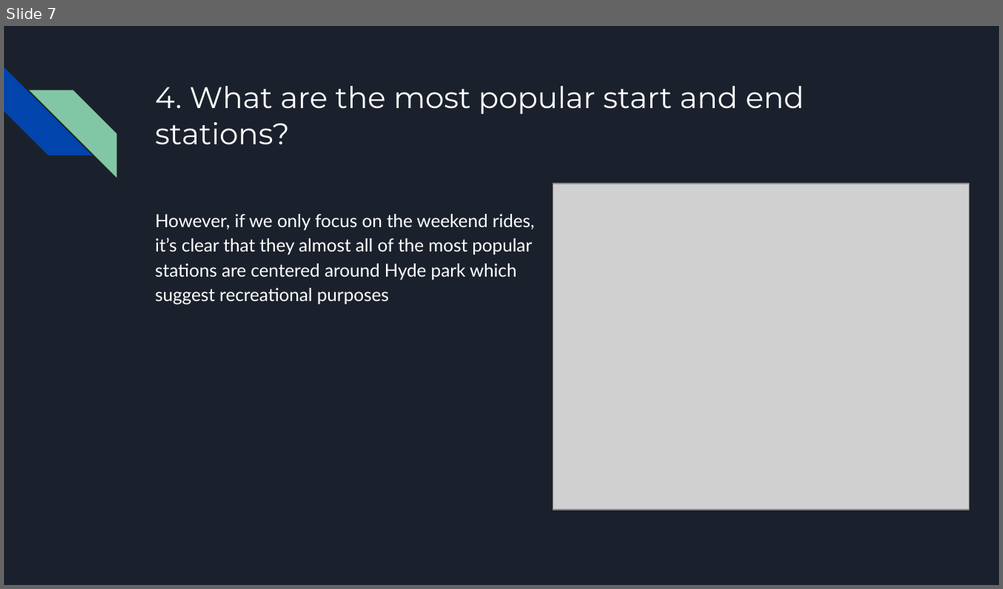
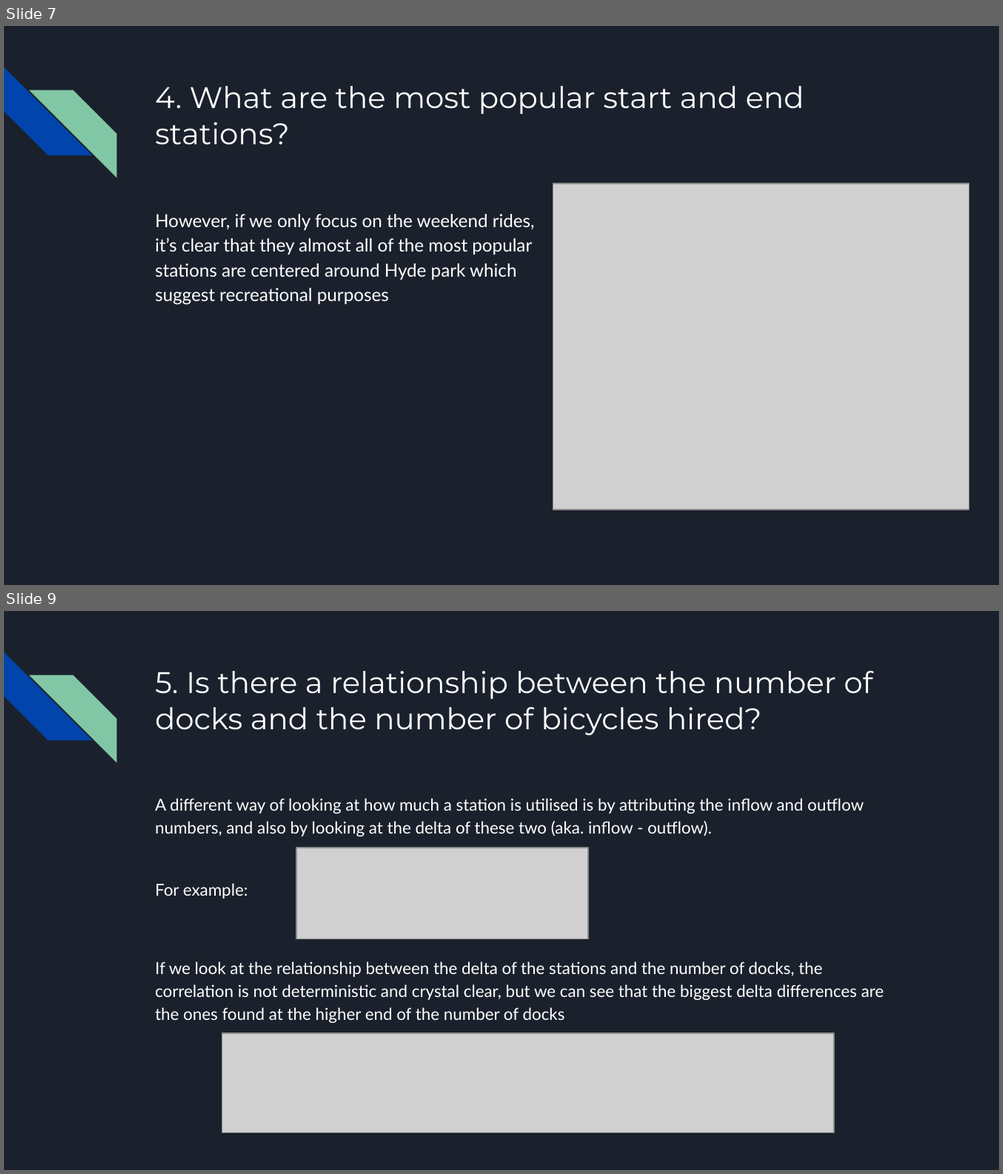
Before and after one commit to zsoltnyiri/zoe_take_home_test, a slide deck: Zoe - Take Home Task - Zsolt Nyiri.pptx. Shown one above the other, each under a label of ours: slide 7 before the commit, slides 7 and 9 after it; the slides between them are not shown. The pictures are 1003x589 and 1003x1174 pixels, drawn with LibreOffice and Linux fonts; fonts in the diff are those of the drawing; grey boxes stand for pictures. Boxes give left, top, right and bottom in pixels: in the first picture for what was removed or moved away, otherwise in the second. Text is boxed around its words. In the diff, an @@ line names an element or a change of style, - is before the commit and + after.

```diff
--- a/Zoe - Take Home Task - Zsolt Nyiri.pptx
+++ b/Zoe - Take Home Task - Zsolt Nyiri.pptx
@@ slide 9 added at (4, 611, 999, 1170), background #1B212C; not listed: 2 template elements that a slide beside it also shows @@
@@ title added at (155, 671, 873, 735), 21.6 pt, text #FFFFFF @@
+5. Is there a relationship between the number of docks and the number of bicycles hired?
@@ text added at (155, 798, 884, 1023), 12 pt, text #FFFFFF @@
+A different way of looking at how much a station is utilised is by attributing the inflow and outflow numbers, and also by looking at the delta of these two (aka. inflow - outflow).
+For example:
+If we look at the relationship between the delta of the stations and the number of docks, the correlation is not deterministic and crystal clear, but we can see that the biggest delta differences are the ones found at the higher end of the number of docks
@@ picture added at (296, 848, 588, 940) @@
@@ picture added at (222, 1034, 834, 1133) @@
```
Also in this commit, not shown: 2 slides changed, 13 other slides added, 1 slide removed.
